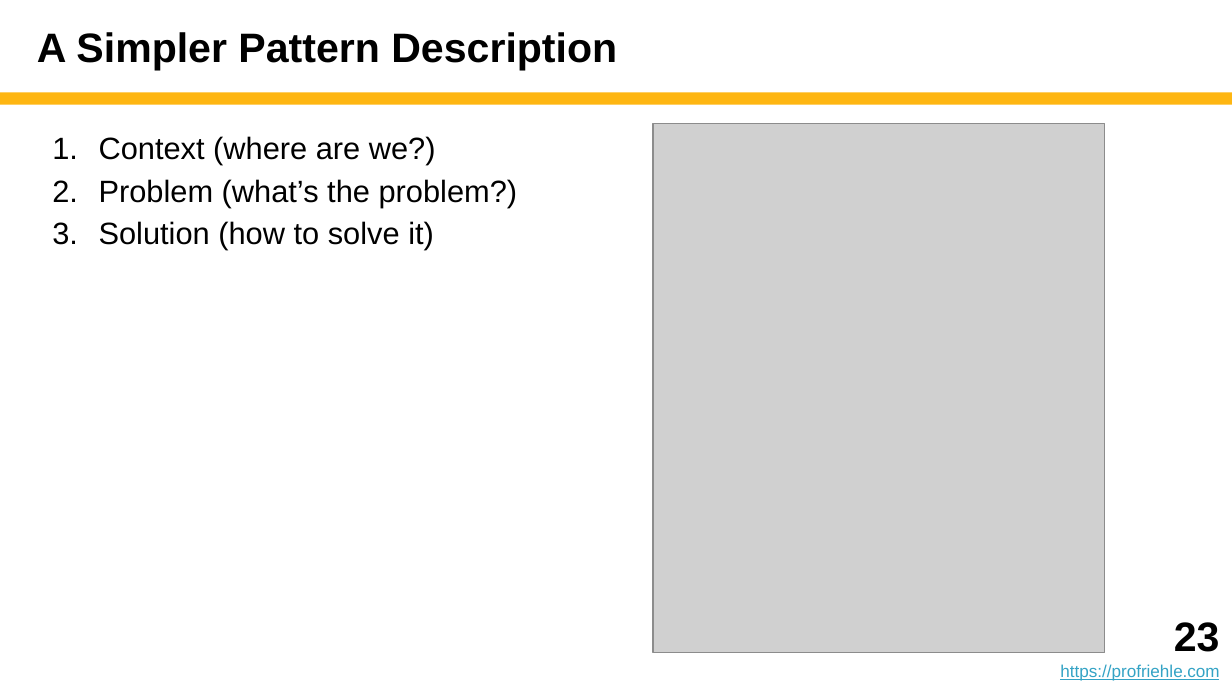
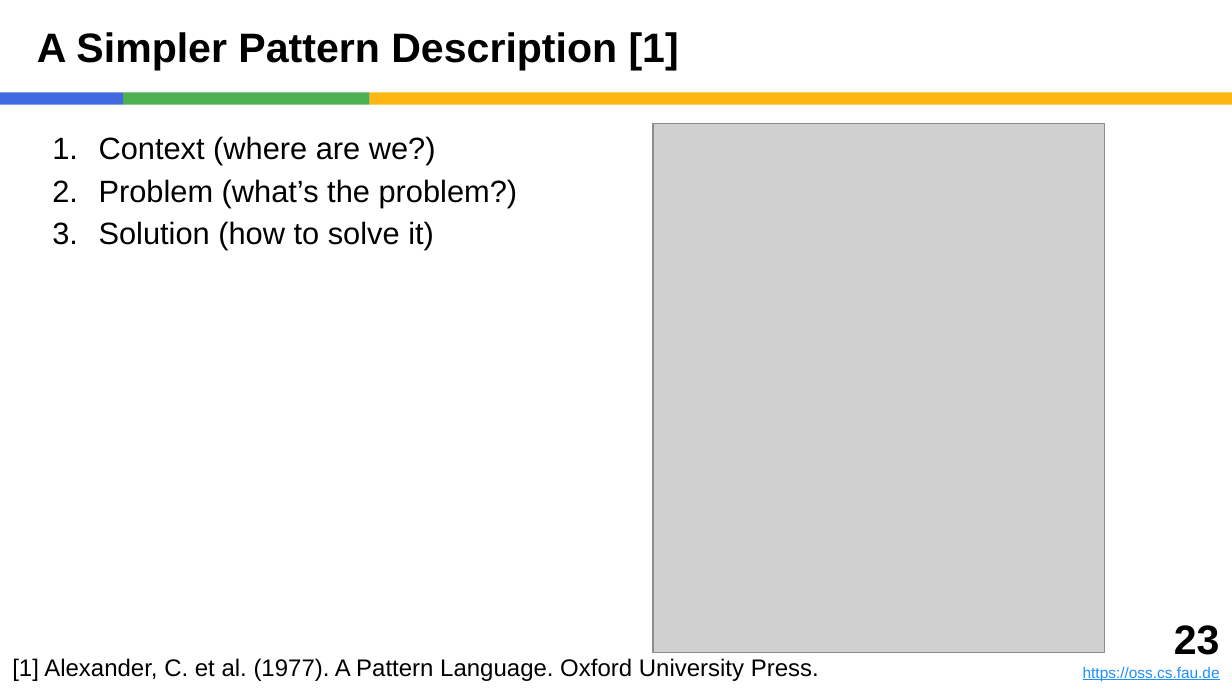
Before and after one commit to dirkriehle/adap-course, a slide deck: slide 23 of Lecture slides/ADAP D01 - Design Patterns.pptx. Drawn at 1232x693 pixels with LibreOffice and Linux fonts; fonts in the diff are those of the drawing; grey boxes stand for pictures. Boxes give left, top, right and bottom in pixels: in the first picture for what was removed or moved away, otherwise in the second. Text is boxed around its words. In the diff, an @@ line names an element or a change of style, - is before the commit and + after.

```diff
--- a/Lecture slides/ADAP D01 - Design Patterns.pptx
+++ b/Lecture slides/ADAP D01 - Design Patterns.pptx
@@ title at (37, 32, 679, 70): text changed @@
-A Simpler Pattern Description
+A Simpler Pattern Description [1]
@@ rectangle added at (0, 92, 123, 105), fill #4169E1 @@
@@ rectangle added at (123, 92, 370, 105), fill #4CAF50 @@
@@ rectangle: place and size @@
-rectangle at (0, 92, 1232, 105)
+rectangle at (370, 92, 1232, 105)
@@ text: place and size @@
-text at (1060, 622, 1220, 681)
+text at (1083, 625, 1220, 681)
@@ text added at (12, 658, 819, 681), 14 pt, text #000000 @@
+[1] Alexander, C. et al. (1977). A Pattern Language. Oxford University Press.
@@ text at (1083, 667, 1220, 681): text changed; size 10 to 9 pt; text colour #34A3C5 to #1E90FF @@
-https://profriehle.com
+https://oss.cs.fau.de
```
Also in this commit, not shown: 41 other slides changed, 33 other files.
